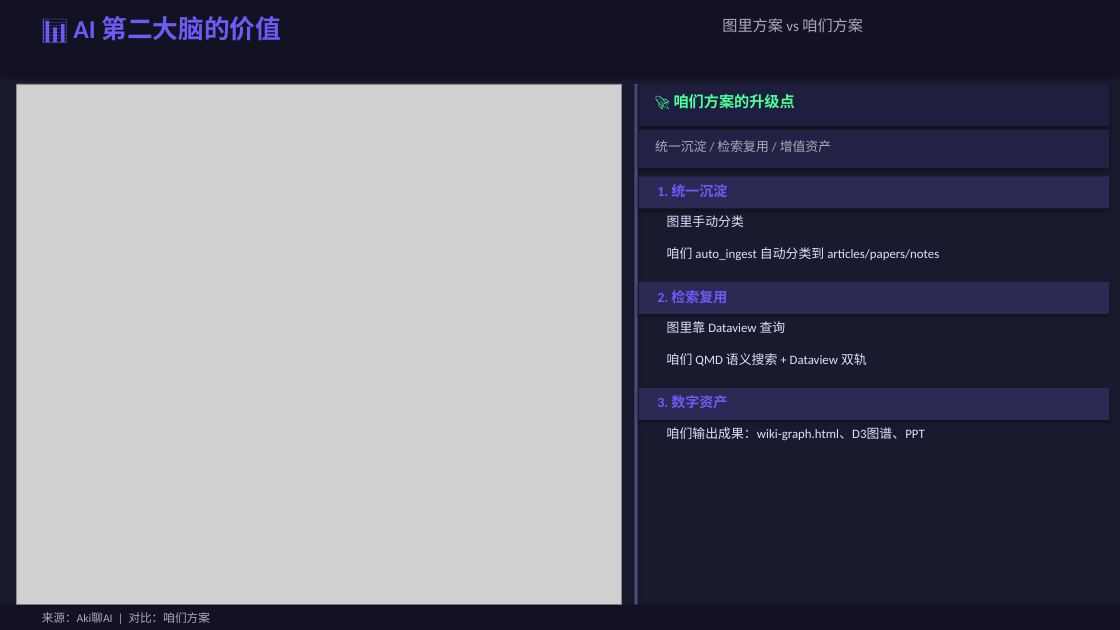
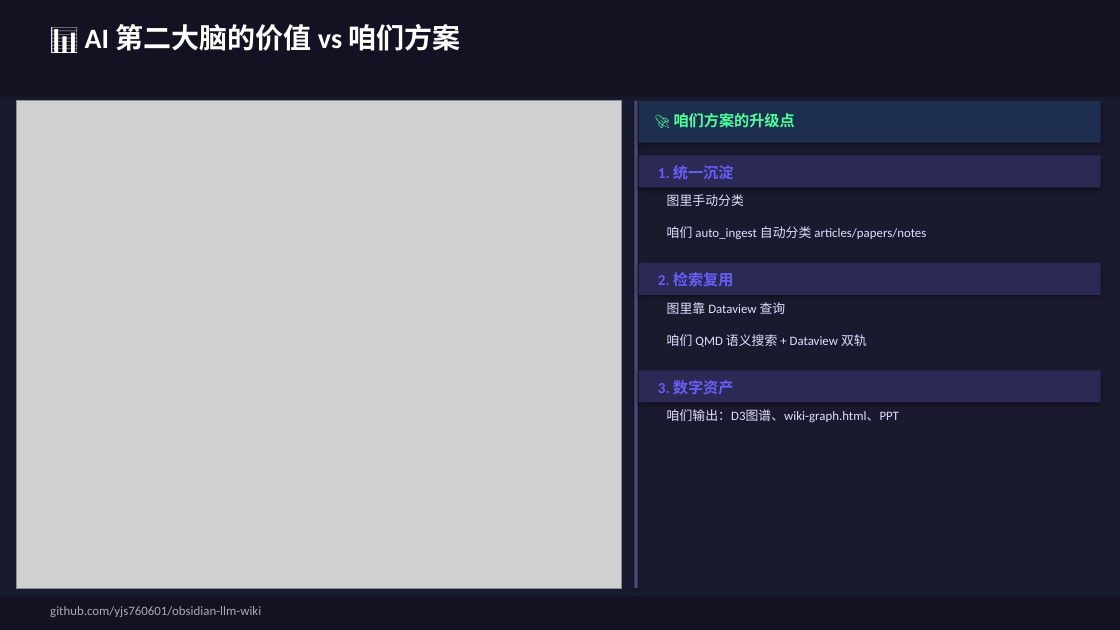
Before and after one commit to JohnsonYangJS/obsidian-llm-wiki, a slide deck: slide 6 of output/LLM_Wiki_OpenClaw_Obsidian_完整版.pptx (slide 15 before the commit). Drawn at 1120x630 pixels with LibreOffice and Linux fonts; fonts in the diff are those of the drawing; grey boxes stand for pictures. Boxes give left, top, right and bottom in pixels: in the first picture for what was removed or moved away, otherwise in the second. Text is boxed around its words. In the diff, an @@ line names an element or a change of style, - is before the commit and + after.

```diff
--- a/output/LLM_Wiki_OpenClaw_Obsidian_完整版.pptx
+++ b/output/LLM_Wiki_OpenClaw_Obsidian_完整版.pptx
@@ rectangle: place and size @@
-rectangle at bbox=[0, 0, 1120, 76]
+rectangle at bbox=[0, 0, 1120, 92]
@@ text at bbox=[85, 24, 461, 51]: text changed; size 22 to 24 pt; text colour #6C5CF5 to #FFFFFF @@
-📊 AI 第二大脑的价值
+📊 AI 第二大脑的价值 vs 咱们方案
@@ text removed at bbox=[722, 18, 863, 32] @@
-图里方案 vs 咱们方案
@@ picture: place and size @@
-picture at bbox=[17, 84, 622, 605]
+picture at bbox=[17, 101, 622, 588]
@@ rectangle: place and size @@
-rectangle at bbox=[634, 84, 638, 605]
+rectangle at bbox=[634, 101, 638, 588]
@@ rectangle: place and size @@
-rectangle at bbox=[639, 84, 1109, 126]
+rectangle at bbox=[639, 101, 1101, 143]
@@ rectangle at bbox=[639, 101, 1101, 143]: fill #1E1E3E to #1E2E4E @@
@@ text "🚀 咱们方案的升级点": place and size @@
-text "🚀 咱们方案的升级点" at bbox=[674, 94, 795, 109]
+text "🚀 咱们方案的升级点" at bbox=[674, 113, 795, 128]
@@ rectangle removed at bbox=[639, 130, 1109, 168] @@
@@ text removed at bbox=[655, 140, 831, 152] @@
-统一沉淀 / 检索复用 / 增值资产
@@ rectangle: place and size @@
-rectangle at bbox=[639, 176, 1109, 208]
+rectangle at bbox=[639, 155, 1101, 187]
@@ size 12 to 13 pt in 3 elements at bbox=[658, 380, 734, 395], bbox=[658, 272, 734, 286], bbox=[658, 165, 734, 179] @@
@@ text "1. 统一沉淀": place and size @@
-text "1. 统一沉淀" at bbox=[657, 184, 727, 197]
+text "1. 统一沉淀" at bbox=[658, 165, 734, 179]
@@ text "图里手动分类": place and size @@
-text "图里手动分类" at bbox=[667, 215, 744, 227]
+text "图里手动分类" at bbox=[667, 194, 744, 206]
@@ text at bbox=[667, 226, 926, 239]: text changed @@
-咱们 auto_ingest 自动分类到 articles/papers/notes
+咱们 auto_ingest 自动分类 articles/papers/notes
@@ rectangle: place and size @@
-rectangle at bbox=[639, 282, 1109, 314]
+rectangle at bbox=[639, 263, 1101, 295]
@@ text "2. 检索复用": place and size @@
-text "2. 检索复用" at bbox=[657, 290, 727, 303]
+text "2. 检索复用" at bbox=[658, 272, 734, 286]
@@ text "图里靠 Dataview 查询": place and size @@
-text "图里靠 Dataview 查询" at bbox=[667, 321, 786, 333]
+text "图里靠 Dataview 查询" at bbox=[667, 302, 786, 314]
@@ text "咱们 QMD 语义搜索 + Dataview ...": place and size @@
-text "咱们 QMD 语义搜索 + Dataview ..." at bbox=[667, 353, 867, 366]
+text "咱们 QMD 语义搜索 + Dataview ..." at bbox=[667, 334, 867, 347]
@@ rectangle: place and size @@
-rectangle at bbox=[639, 388, 1109, 420]
+rectangle at bbox=[639, 371, 1101, 402]
@@ text "3. 数字资产": place and size @@
-text "3. 数字资产" at bbox=[657, 395, 727, 408]
+text "3. 数字资产" at bbox=[658, 380, 734, 395]
@@ text at bbox=[667, 409, 899, 422]: text changed @@
-咱们输出成果：wiki-graph.html、D3图谱、PPT
+咱们输出：D3图谱、wiki-graph.html、PPT
@@ rectangle: place and size @@
-rectangle at bbox=[0, 605, 1120, 630]
+rectangle at bbox=[0, 597, 1120, 630]
@@ text added at bbox=[33, 606, 104, 611], 10 pt, text #AAAABB @@
+来源：Aki聊AI
@@ text removed at bbox=[42, 612, 210, 623] @@
-来源：Aki聊AI | 对比：咱们方案
@@ text added at bbox=[50, 606, 261, 617], 11 pt, text #AAAABB @@
+github.com/yjs760601/obsidian-llm-wiki
```
Also in this commit, not shown: 7 other slides changed, 3 slides added, 8 slides removed.
